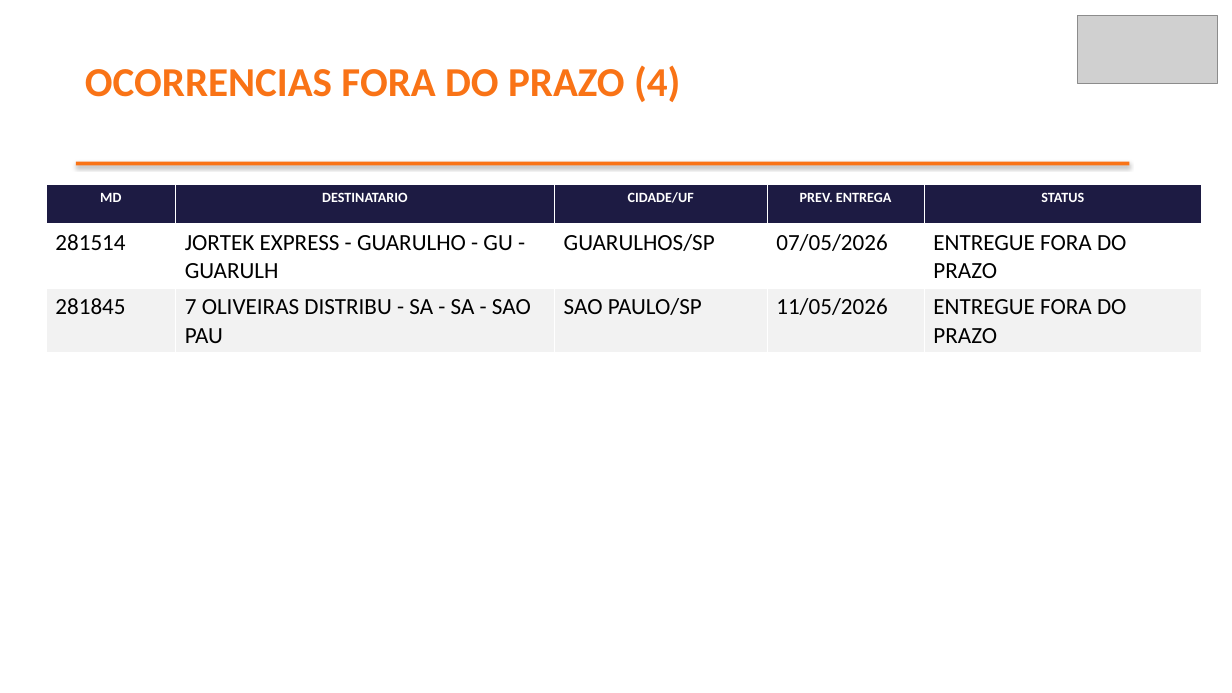
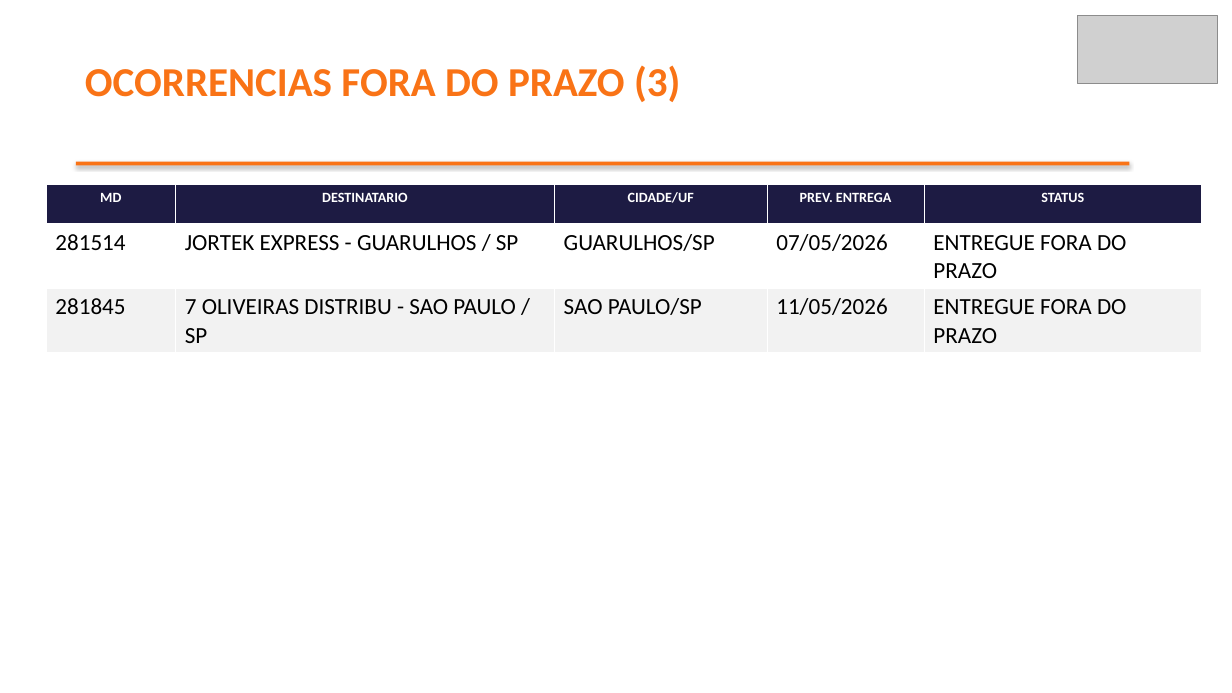
Before and after one commit to brendaelicia-sketch/PortoEX, a slide deck: slide 4 of pptx/maio_2026/ITACORDA_INDUSTRIA_E_COMERCIO.pptx. Drawn at 1232x693 pixels with LibreOffice and Linux fonts; fonts in the diff are those of the drawing; grey boxes stand for pictures. Boxes give left, top, right and bottom in pixels: in the first picture for what was removed or moved away, otherwise in the second. Text is boxed around its words. In the diff, an @@ line names an element or a change of style, - is before the commit and + after.

```diff
--- a/pptx/maio_2026/ITACORDA_INDUSTRIA_E_COMERCIO.pptx
+++ b/pptx/maio_2026/ITACORDA_INDUSTRIA_E_COMERCIO.pptx
@@ text at bbox=[85, 65, 680, 102]: text changed @@
-OCORRENCIAS FORA DO PRAZO (4)
+OCORRENCIAS FORA DO PRAZO (3)
@@ table at bbox=[46, 185, 1202, 347] @@
-row 2, column 2: JORTEK EXPRESS - GUARULHO - GU - GUARULH
+row 2, column 2: JORTEK EXPRESS - GUARULHOS / SP
-row 3, column 2: 7 OLIVEIRAS DISTRIBU - SA - SA - SAO PAU
+row 3, column 2: 7 OLIVEIRAS DISTRIBU - SAO PAULO / SP
```
Also in this commit, not shown: 4 other slides changed, 1 slide added, 1 slide removed.
